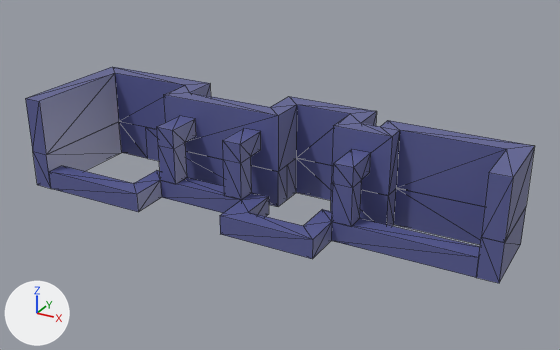
The COLLADA model Models_Raw/walls.dae as it was, and as the next commit left it.
The view is the same before and after, from a 50 mm camera at (29.6, -33.8, 16.8) aimed at (12.3, -2.3, 1.0). Arrows for +X, +Y and +Z are at lower left; the lights stay in place. Mesh edges are drawn as thin lines. Vertices at the same position are counted once.

The scene before the commit, as lines of its bpy script (objects in view):
```python
me_walls_occlusion = bpy.data.meshes.new('walls-occlusion')
me_walls_occlusion.from_pydata(...)  # 14 vertices, 24 faces; spans x 16.0..17.0, y -4.0..-2.0, z 0.0..3.0
me_walls_occlusion.materials.append(mat_material_r_01)  # blue #5b5f97
me_walls_occlusion_001 = bpy.data.meshes.new('walls-occlusion.001')
me_walls_occlusion_001.from_pydata(...)  # 14 vertices, 24 faces; spans x 10.0..11.0, y -4.0..-2.0, z 0.0..3.0
me_walls_occlusion_001.materials.append(mat_material_r_01)  # blue #5b5f97
me_walls_occlusion_003 = bpy.data.meshes.new('walls-occlusion.003')
me_walls_occlusion_003.from_pydata(...)  # 32 vertices, 60 faces; spans x 0.0..23.0, y -6.0..-3.0, z -1.0..0.0
me_walls_occlusion_003.materials.append(mat_material_r_01)  # blue #5b5f97
ob_walls_occlusion = bpy.data.objects.new('walls-occlusion', me_walls_occlusion)
ob_walls_occlusion.location = (0.0, 0.0, 0.0)
ob_walls_occlusion_001 = bpy.data.objects.new('walls-occlusion.001', me_walls_occlusion_001)
ob_walls_occlusion_001.location = (0.0, 0.0, 0.0)
ob_walls_occlusion_003 = bpy.data.objects.new('walls-occlusion.003', me_walls_occlusion_003)
ob_walls_occlusion_003.location = (0.0, 0.0, 0.0)
# also in view: 'walls-base' at (11.5, -2.5, 0.0); 'walls-top' at (11.5, -2.5, 2.5); 'walls-occlusion.002' at (6.5, -3.0, 1.5)
```
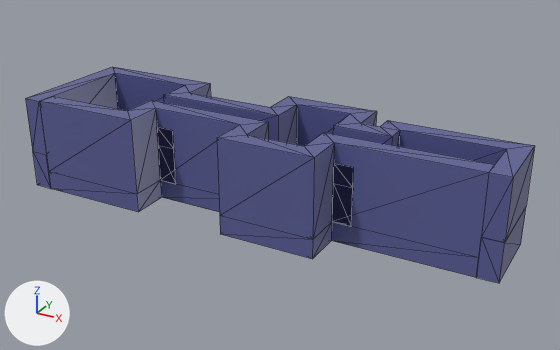
Commit message: Added transparent walls with static-trimesh boundaries

Where the change shows, as pixel boxes (x1, y1, x2, y2) in the pictures (560 x 350 px):
'walls-transparent', added (blue)
    after: (40, 96, 495, 258)
'walls-occlusion.003', reshaped
    before: (49, 166, 480, 277)
    after: (157, 127, 176, 183)
'walls-occlusion', reshaped (978% wider, 34% taller)
    before: (332, 149, 371, 227)
    after: (49, 172, 479, 277)
'walls-base', unchanged, covered by the edit
    before: (33, 122, 526, 283)
    after: (33, 152, 526, 283)
'walls-occlusion.002', unchanged, covered by the edit
    before: (157, 116, 196, 184)

Diff of the bpy script that builds the scene:
```diff
--- a/Models_Raw/walls.dae.py
+++ b/Models_Raw/walls.dae.py
@@ me_walls_occlusion @@
 # used by ob_walls_occlusion; location = (0.0, 0.0, 0.0)
-me_walls_occlusion.from_pydata(...)  # 14 vertices, 24 faces; spans x 16.0..17.0, y -4.0..-2.0, z 0.0..3.0
+me_walls_occlusion.from_pydata(...)  # 32 vertices, 60 faces; spans x 0.0..23.0, y -6.0..-3.0, z -1.0..0.0
+# me_walls_occlusion part 1
+# 13 vertices are removed from x 16.0..17.0, y -4.0..-2.0, z 0.0..3.0
+# 24 faces are deleted
+# 16 vertices are added at x 0.0..23.0, y -6.0..-3.0, z -1.0
+# 15 new vertices lie (0.0, 0.0, 1.0) away from vertices in x 0.0..23.0, y -6.0..-3.0, z -1.0
+# 60 new faces join them
 me_walls_occlusion.materials.append(mat_material_r_01)
@@ me_walls_occlusion_003 @@
 # used by ob_walls_occlusion_003; location = (0.0, 0.0, 0.0)
-me_walls_occlusion_003.from_pydata(...)  # 32 vertices, 60 faces; spans x 0.0..23.0, y -6.0..-3.0, z -1.0..0.0
+me_walls_occlusion_003.from_pydata(...)  # 14 vertices, 24 faces; spans x 6.0..7.0, y -4.0..-2.0, z 0.0..3.0
+# me_walls_occlusion_003 part 2
+# 31 vertices are removed from x 0.0..23.0, y -6.0..-3.0, z -1.0..0.0
+# 60 faces are deleted
+# 6 vertices are added at (6.0, -4.0, 2.0), (6.0, -3.0, 0.0), (6.0, -3.0, 2.0), (6.0, -4.0, 3.0), (6.0, -2.0, 2.0), (6.0, -2.0, 3.0)
+# 7 new vertices lie (1.0, 0.0, 0.0) away from vertices in x 6.0, y -4.0..-2.0, z 0.0..3.0
+# 24 new faces join them
 me_walls_occlusion_003.materials.append(mat_material_r_01)
@@ me_walls_transparent @@
+me_walls_transparent.from_pydata(...)  # 32 vertices, 60 faces; spans x 0.0..23.0, y -6.0..-3.0, z 0.0..4.0
+me_walls_transparent.materials.append(mat_material_r_01)  # blue #5b5f97
@@ ob_walls_transparent @@
+ob_walls_transparent = bpy.data.objects.new('walls-transparent', me_walls_transparent)
+ob_walls_transparent.location = (0.0, 0.0, 0.0)
```
